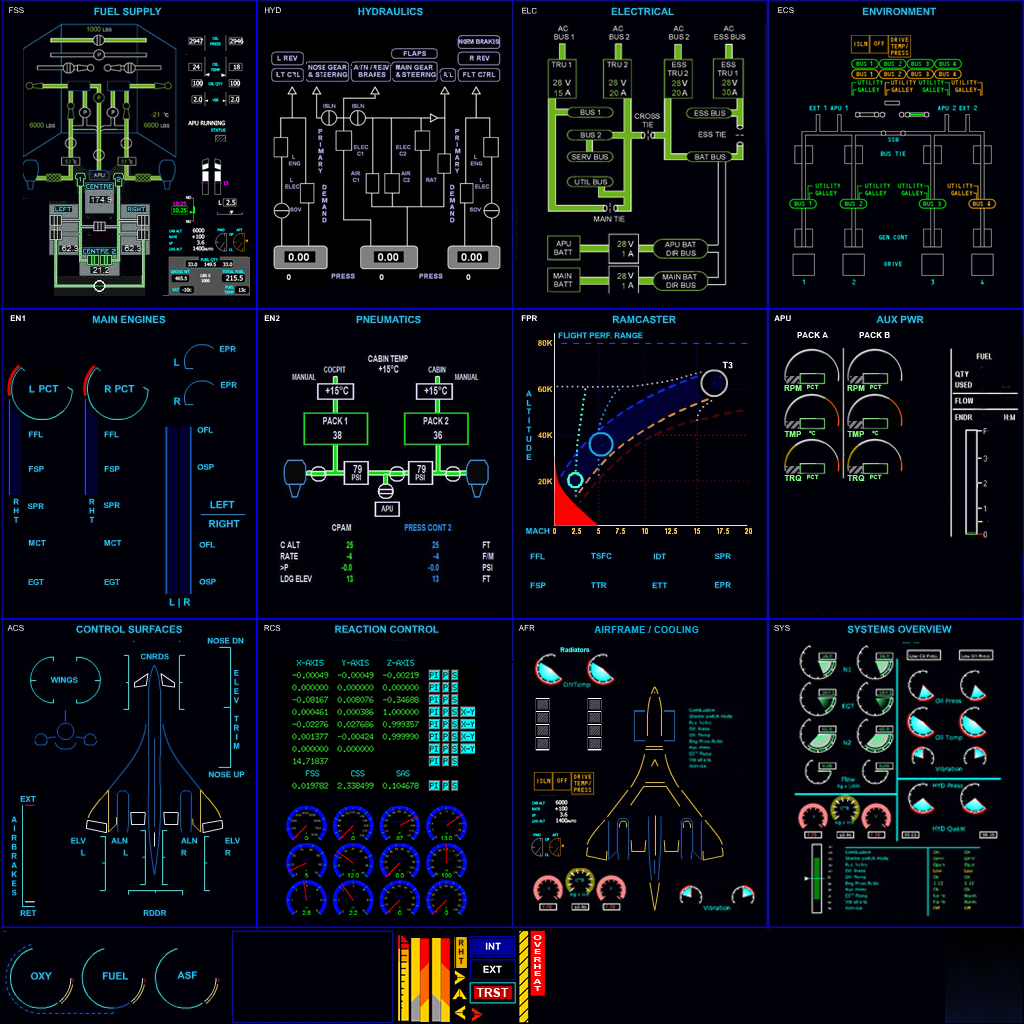
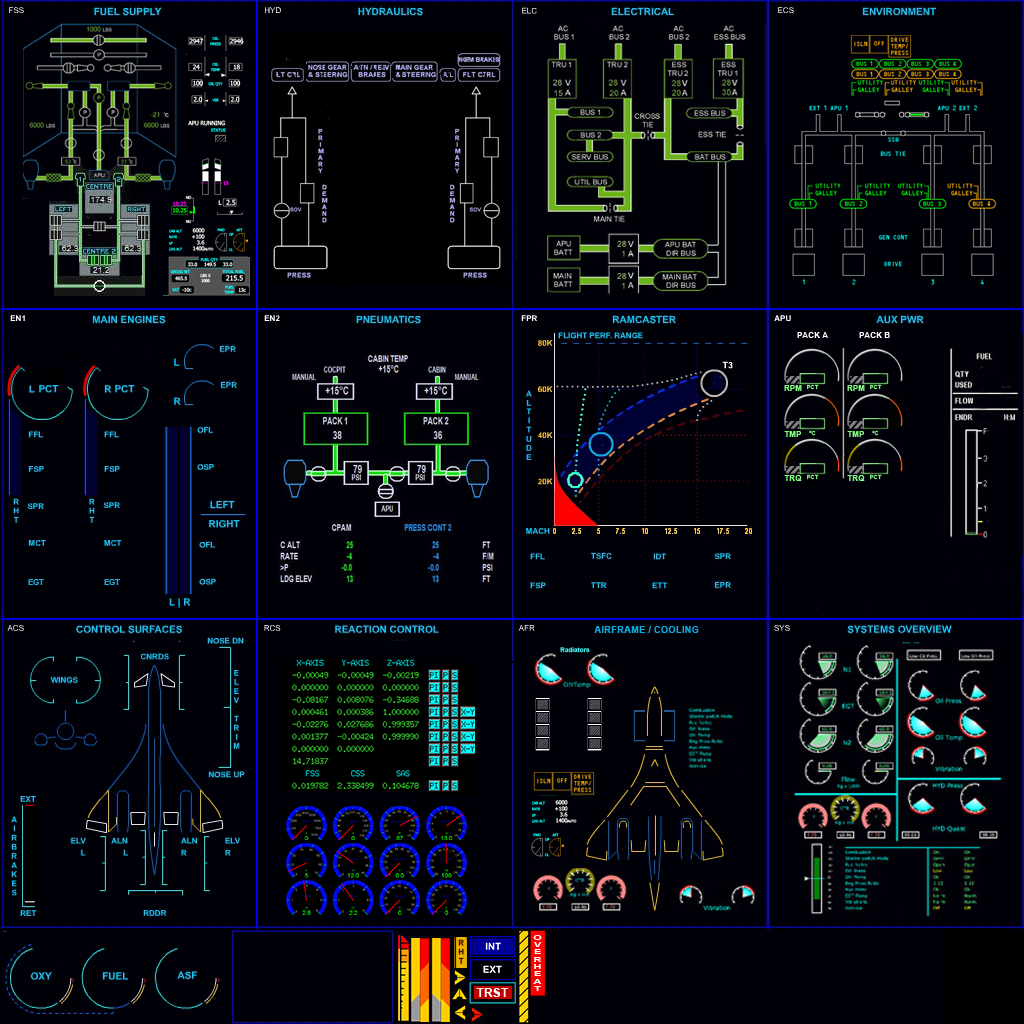
Layers edited between the first and the second (1024, 1024) image:
added layer "BRAKES" above "PRESS copy" over [457, 53, 501, 67]
added layer "PRESS copy" above "PRESS" over [462, 271, 488, 280]
added layer "PRESS" above "Background" over [286, 271, 312, 280]
painted on "Background" over [268, 31, 510, 286]
